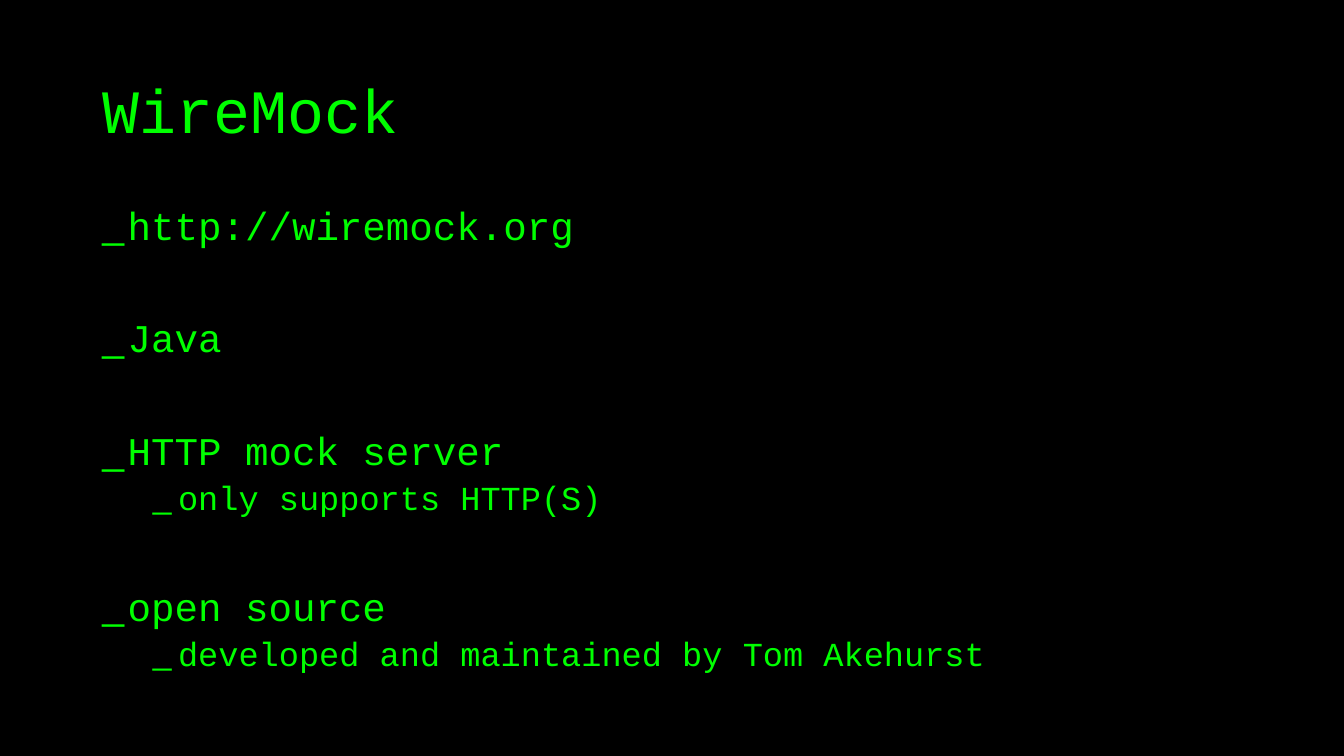
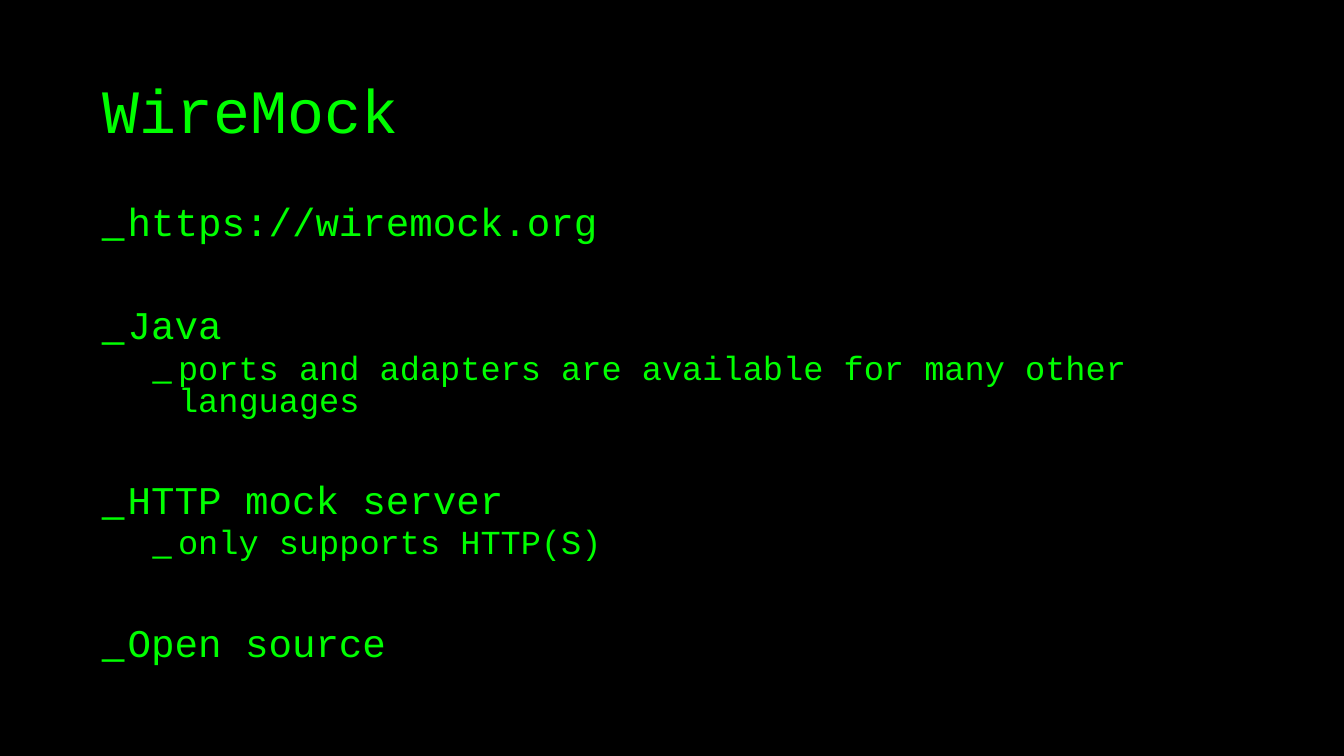
Before and after one commit to basdijkstra/wiremock-workshop, a slide deck: slide 17 of wiremock_workshop.pptx. Drawn at 1344x756 pixels with LibreOffice and Linux fonts; fonts in the diff are those of the drawing. Boxes give left, top, right and bottom in pixels: in the first picture for what was removed or moved away, otherwise in the second. Text is boxed around its words. In the diff, an @@ line names an element or a change of style, - is before the commit and + after.

```diff
--- a/wiremock_workshop.pptx
+++ b/wiremock_workshop.pptx
@@ text at (x1=128, y1=208, x2=598, y2=244): text changed @@
-_ http://wiremock.org
+_ https://wiremock.org
@@ text at (x1=128, y1=313, x2=601, y2=561): line spacing 0.9 to 0.8 @@
@@ text at (x1=178, y1=355, x2=1126, y2=419): paragraph added @@
+  _ ports and adapters are available for many other languages
@@ text at (x1=128, y1=630, x2=386, y2=665): text changed; size 24 to 28 pt @@
-_ open source
-  _ developed and maintained by Tom Akehurst
+_ Open source
```
Also in this commit, not shown: 25 other slides changed, 1 slide added, 7 slides removed, 2 other files.
